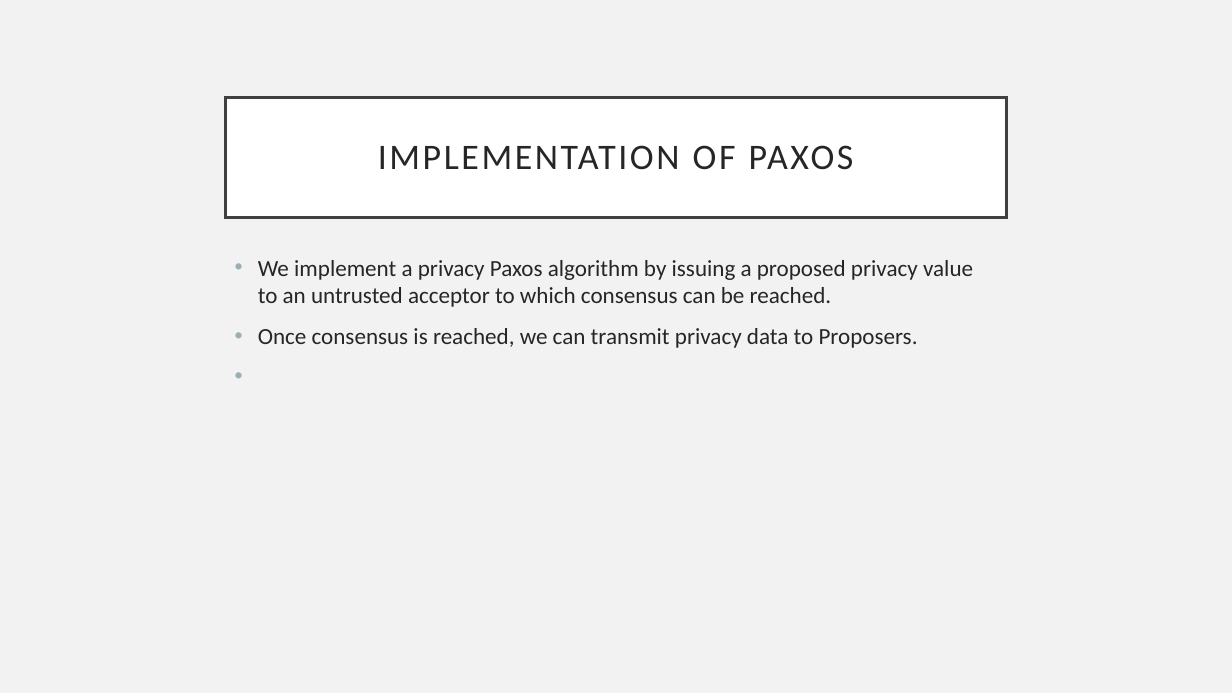
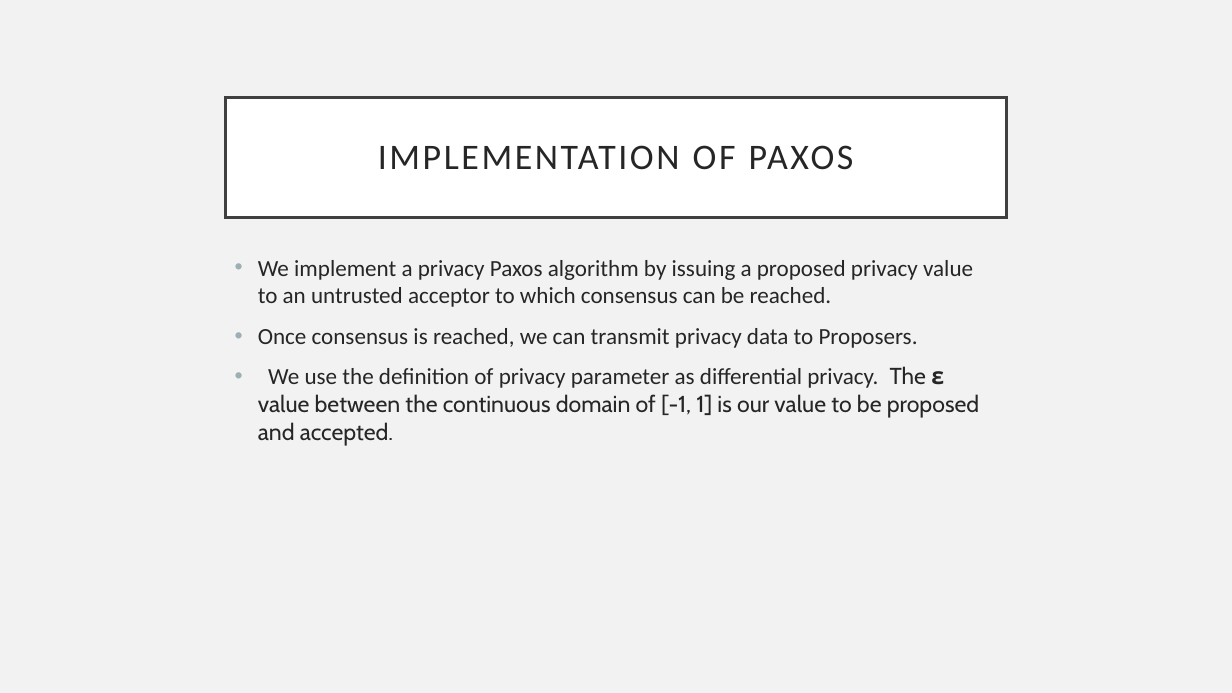
Before and after one commit to CodeFluent/Notes, a slide deck: slide 10 of CS-6220/hw/Grad_Project/Paxos Algorithm.pptx. Drawn at 1232x693 pixels with LibreOffice and Linux fonts; fonts in the diff are those of the drawing. Boxes give left, top, right and bottom in pixels: in the first picture for what was removed or moved away, otherwise in the second. Text is boxed around its words. In the diff, an @@ line names an element or a change of style, - is before the commit and + after.

```diff
--- a/CS-6220/hw/Grad_Project/Paxos Algorithm.pptx
+++ b/CS-6220/hw/Grad_Project/Paxos Algorithm.pptx
@@ text at bbox=[258, 366, 979, 446]: paragraph added @@
+• We use the definition of privacy parameter as differential privacy. The ε value between the continuous domain of [-1, 1] is our value to be proposed and accepted.
```
Also in this commit, not shown: 3 other slides changed, 2 other files.
